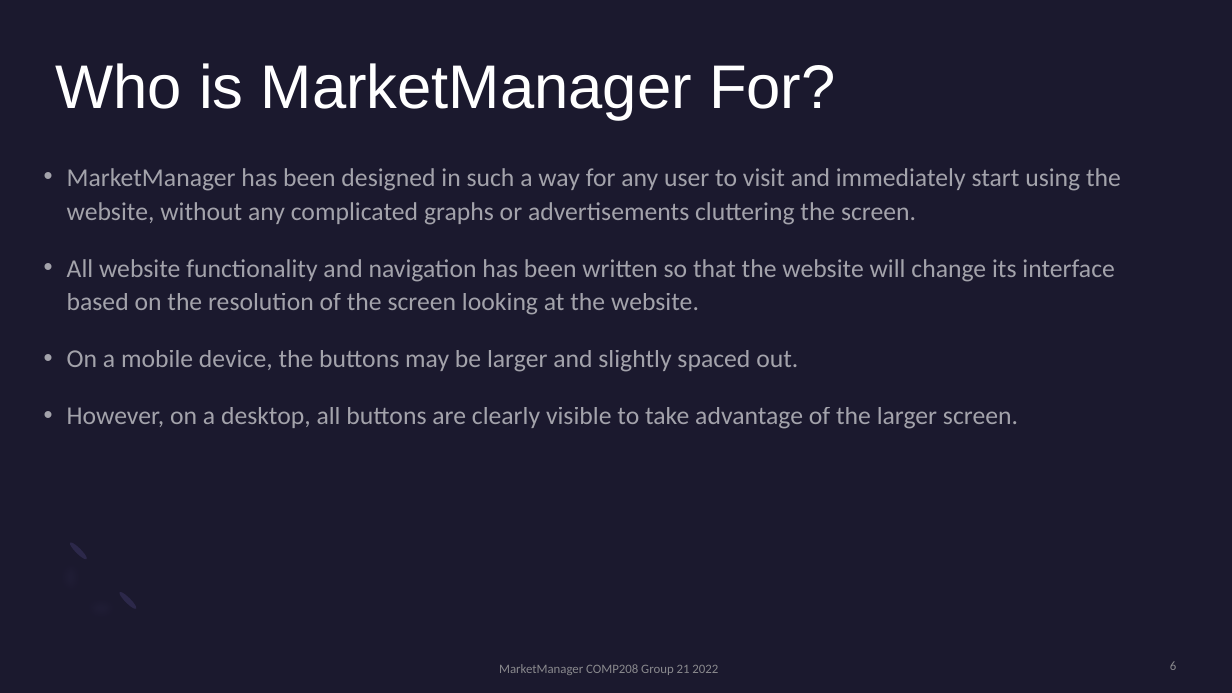
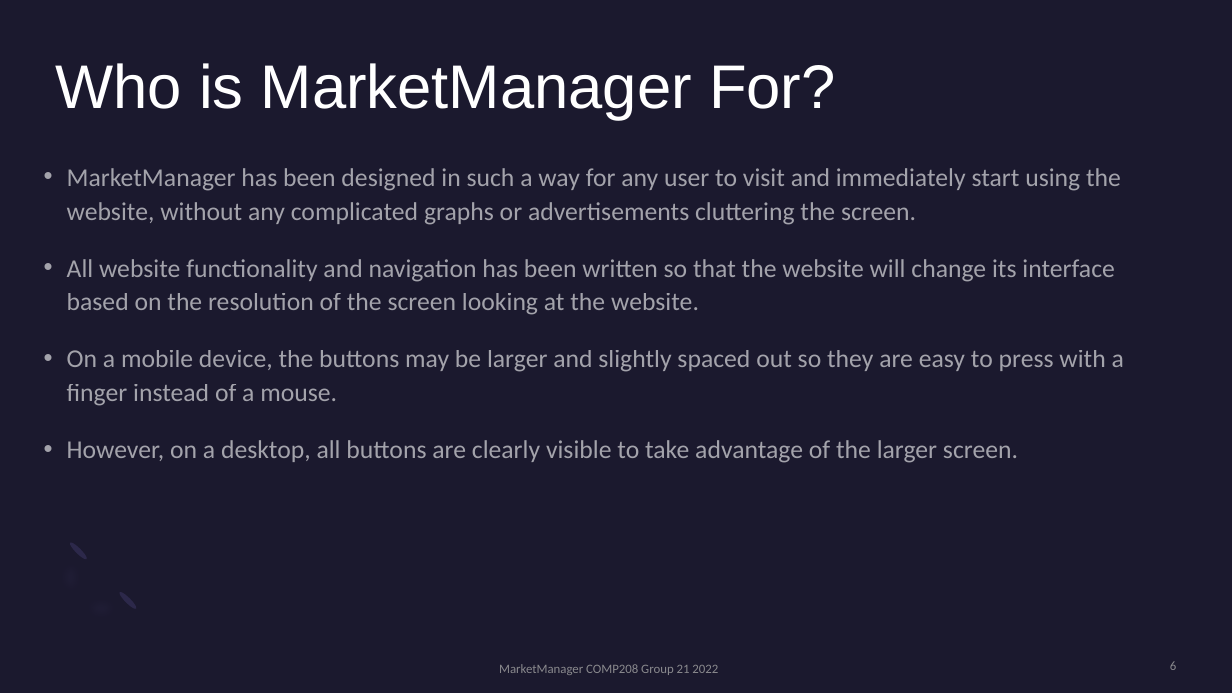
Before and after one commit to jash2002/MarketManager, a slide deck: slide 6 of docs/MarketManager Presentation.pptx. Drawn at 1232x693 pixels with LibreOffice and Linux fonts; fonts in the diff are those of the drawing. Boxes give left, top, right and bottom in pixels: in the first picture for what was removed or moved away, otherwise in the second. Text is boxed around its words. In the diff, an @@ line names an element or a change of style, - is before the commit and + after.

```diff
--- a/docs/MarketManager Presentation.pptx
+++ b/docs/MarketManager Presentation.pptx
@@ text at (67,350,1124,406): text changed @@
-• On a mobile device, the buttons may be larger and slightly spaced out.
+• On a mobile device, the buttons may be larger and slightly spaced out so they are easy to press with a finger instead of a mouse.
```
Also in this commit, not shown: 2 other slides changed, 1 other file.
